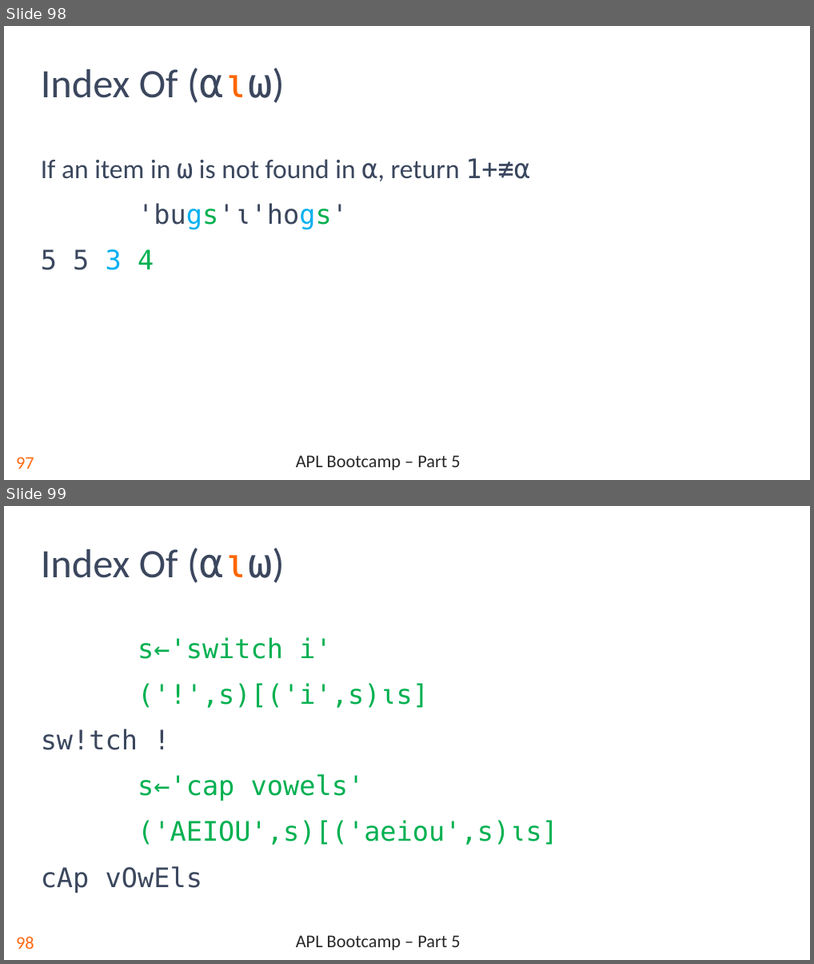
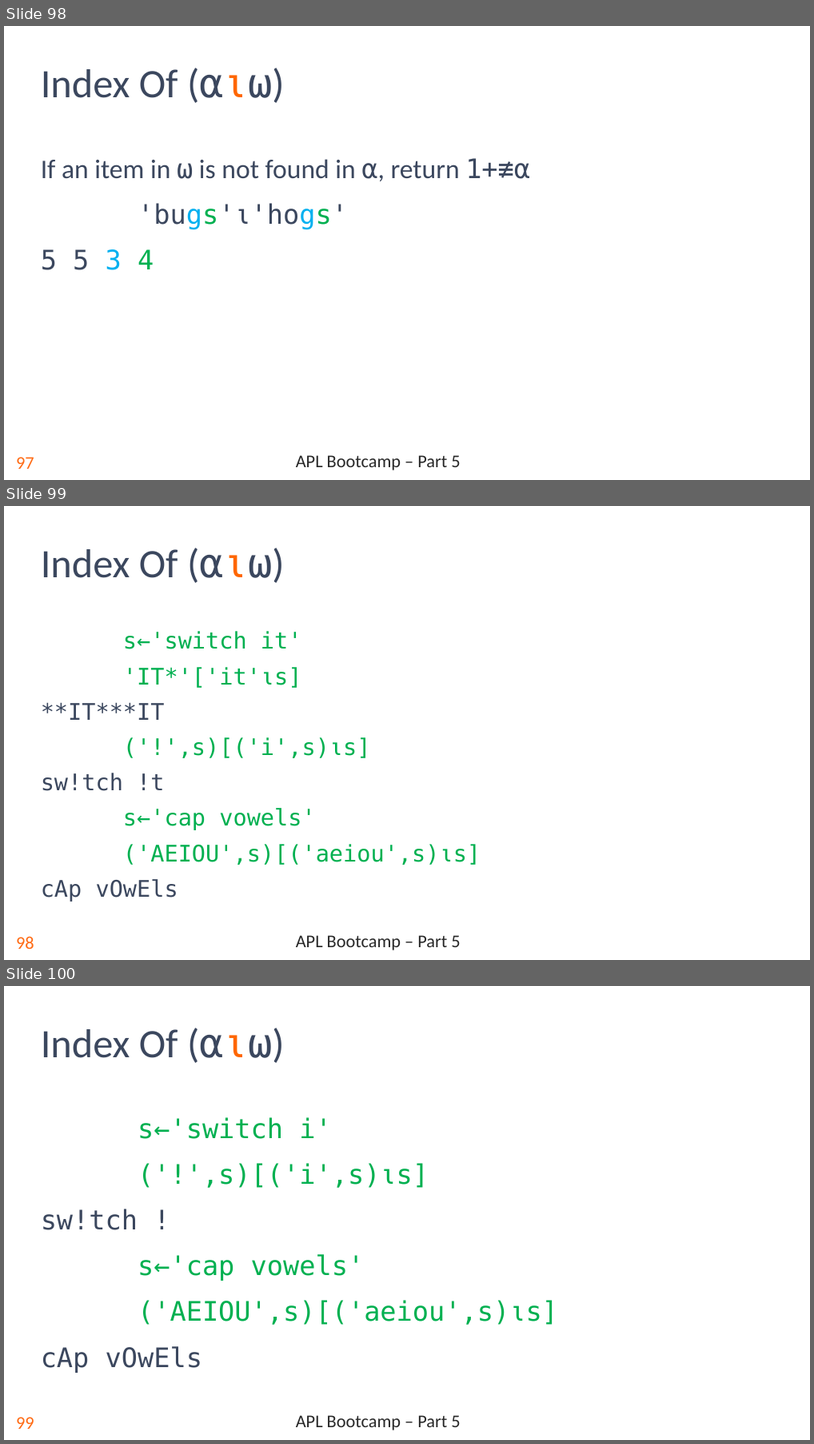
Before and after one commit to rikedyp/APLBootcamp, a slide deck: slides/APL_Bootcamp-part-5.pptx. Shown one above the other, each under a label of ours: slides 98 and 99 before the commit, slides 98, 99 and 100 after it. The pictures are 814x964 and 814x1444 pixels, drawn with LibreOffice and Linux fonts; fonts in the diff are those of the drawing; background and template pictures are left out. Boxes give left, top, right and bottom in pixels: in the first picture for what was removed or moved away, otherwise in the second. Text is boxed around its words. In the diff, an @@ line names an element or a change of style, - is before the commit and + after.

```diff
--- a/slides/APL_Bootcamp-part-5.pptx
+++ b/slides/APL_Bootcamp-part-5.pptx
@@ slide 99 added at [4, 506, 810, 960], background #FFFFFF; not listed: 2 template elements that a slide beside it also shows @@
@@ title added at [41, 549, 178, 578], 36 pt, text #3B475E @@
+Index Of (⍺⍳⍵)
@@ text added at [41, 631, 481, 901], 20.4 pt, text #00B050 @@
+s←'switch it'
+'IT*'['it'⍳s]
+**IT***IT
+('!',s)[('i',s)⍳s]
+sw!tch !t
+s←'cap vowels'
+('AEIOU',s)[('aeiou',s)⍳s]
+cAp vOwEls
@@ what was slide 99 is now slide 100 @@
@@ page number at [16, 1416, 34, 1428]: text changed @@
-98
+99
```
Also in this commit, not shown: 5 other files.
